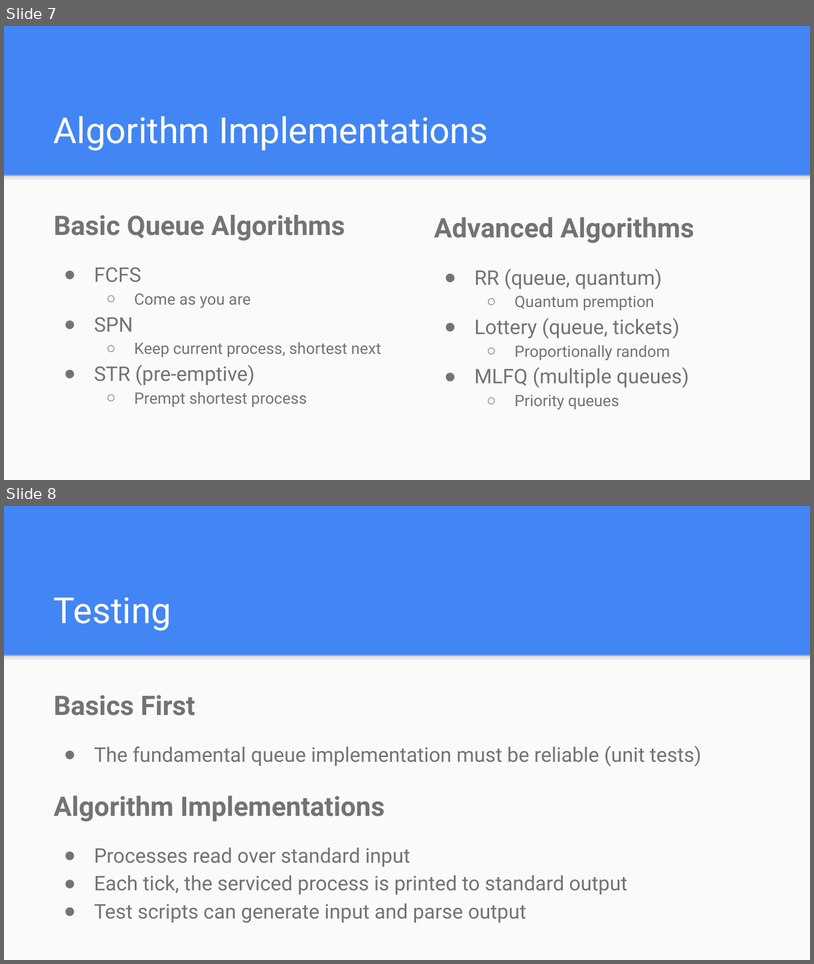
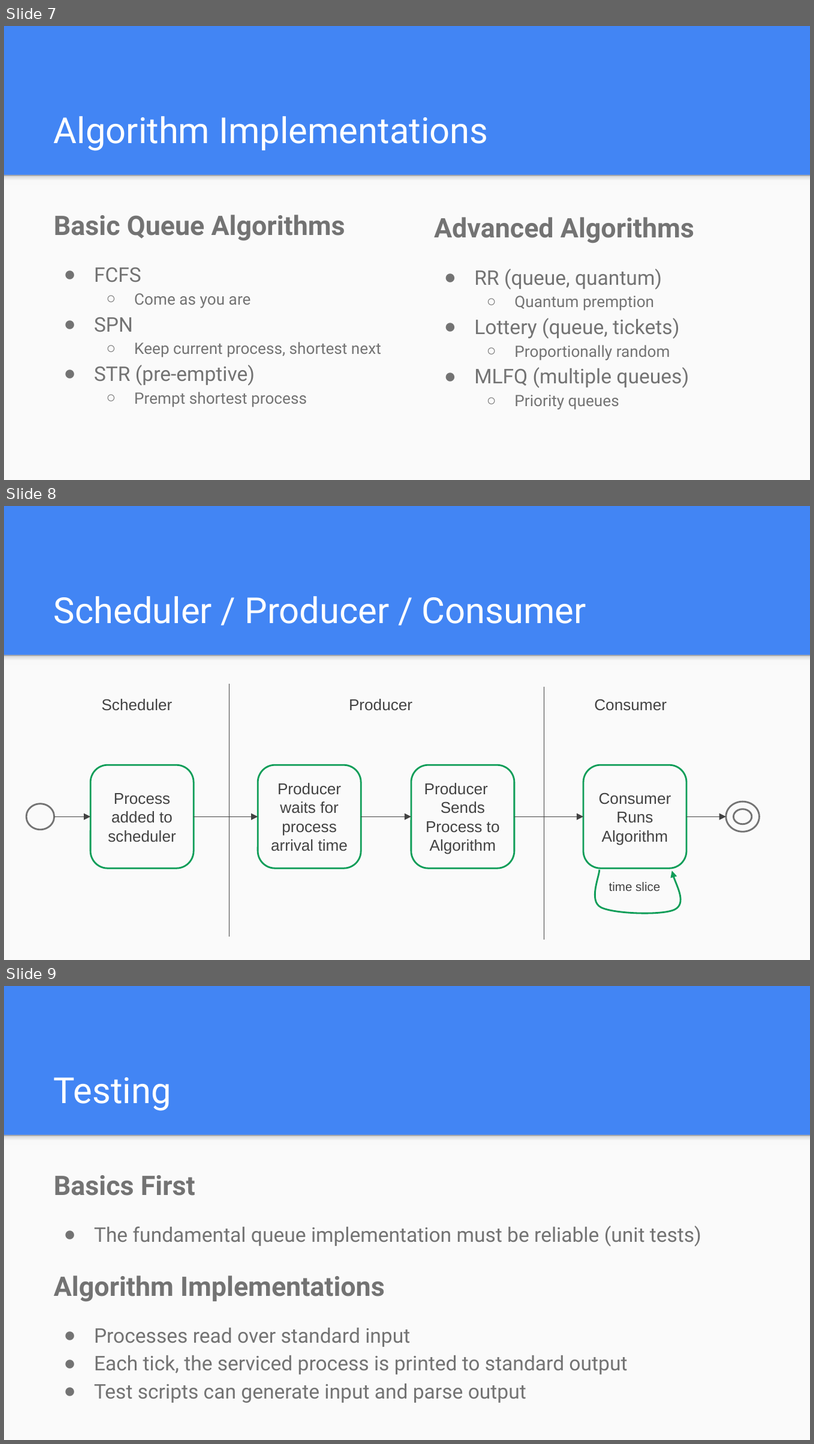
Before and after one commit to ryjen/scheduling-algos, a slide deck: scheduling/slides.pptx. Shown one above the other, each under a label of ours: slides 7 and 8 before the commit, slides 7, 8 and 9 after it. The pictures are 814x964 and 814x1444 pixels, drawn with LibreOffice and Linux fonts; fonts in the diff are those of the drawing. Boxes give left, top, right and bottom in pixels: in the first picture for what was removed or moved away, otherwise in the second. Text is boxed around its words. In the diff, an @@ line names an element or a change of style, - is before the commit and + after.

Commit message:
Update slides

```diff
--- a/scheduling/slides.pptx
+++ b/scheduling/slides.pptx
@@ slide 8 added at [4, 506, 810, 960], background #4285F4; not listed: 2 template elements that a slide beside it also shows @@
@@ title added at [54, 596, 587, 624], 32 pt, text #FFFFFF @@
+Scheduler / Producer / Consumer
@@ line added from (229, 684) to (229, 936), #424242 0.75 pt @@
@@ text added at [102, 699, 173, 711], 14 pt, text #424242 @@
+Scheduler
@@ text added at [349, 699, 413, 711], 14 pt, text #424242 @@
+Producer
@@ line added from (544, 687) to (544, 939), #424242 0.75 pt @@
@@ text added at [594, 699, 667, 711], 14 pt, text #424242 @@
+Consumer
@@ rounded rectangle added at [90, 765, 194, 868], outline #0F9D58 1.5 pt, 14 pt, text #424242 @@
+Process added to scheduler
@@ rounded rectangle added at [258, 765, 361, 868], outline #0F9D58 1.5 pt, 14 pt, text #424242 @@
+Producer waits for process arrival time
@@ rounded rectangle added at [411, 765, 515, 868], outline #0F9D58 1.5 pt, 14 pt, text #424242 @@
+Producer
+Sends Process to Algorithm
@@ rounded rectangle added at [584, 765, 687, 868], outline #0F9D58 1.5 pt, 14 pt, text #424242 @@
+Consumer Runs Algorithm
@@ ellipse added at [27, 804, 55, 829], outline #737373 1.5 pt @@
@@ donut added at [726, 801, 759, 831], outline #737373 1.5 pt @@
@@ arrow added from (54, 816) to (90, 816), #424242 0.75 pt @@
@@ arrow added from (194, 816) to (258, 816), #424242 0.75 pt @@
@@ arrow added from (361, 816) to (411, 816), #424242 0.75 pt @@
@@ arrow added from (515, 816) to (584, 816), #424242 0.75 pt @@
@@ arrow added from (687, 816) to (726, 816), #424242 0.75 pt @@
@@ freeform shape added at [595, 870, 681, 913], outline #0F9D58 1.5 pt @@
@@ text added at [609, 882, 660, 891], 11 pt, text #424242 @@
+time slice
@@ what was slide 8 is now slide 9 @@
```
